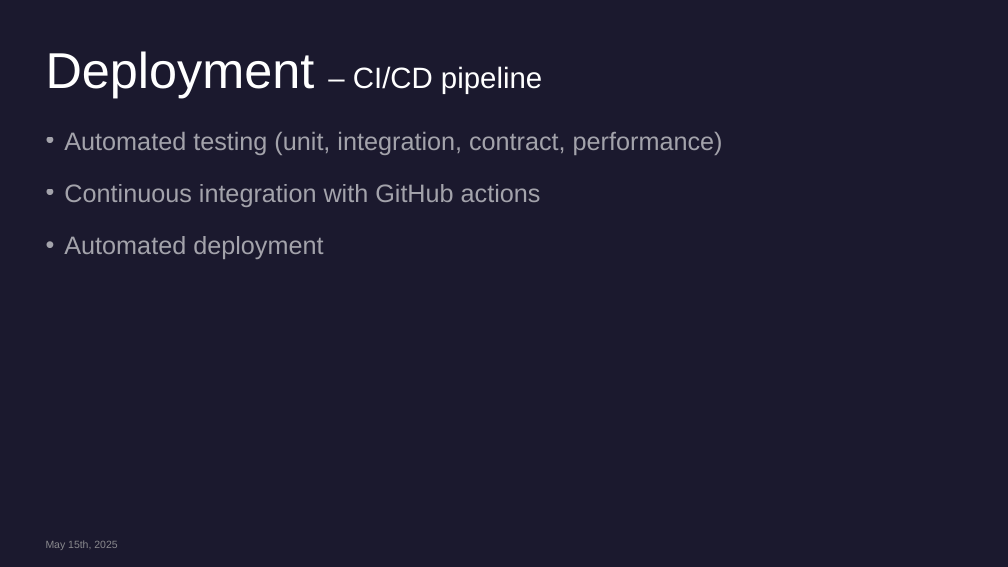
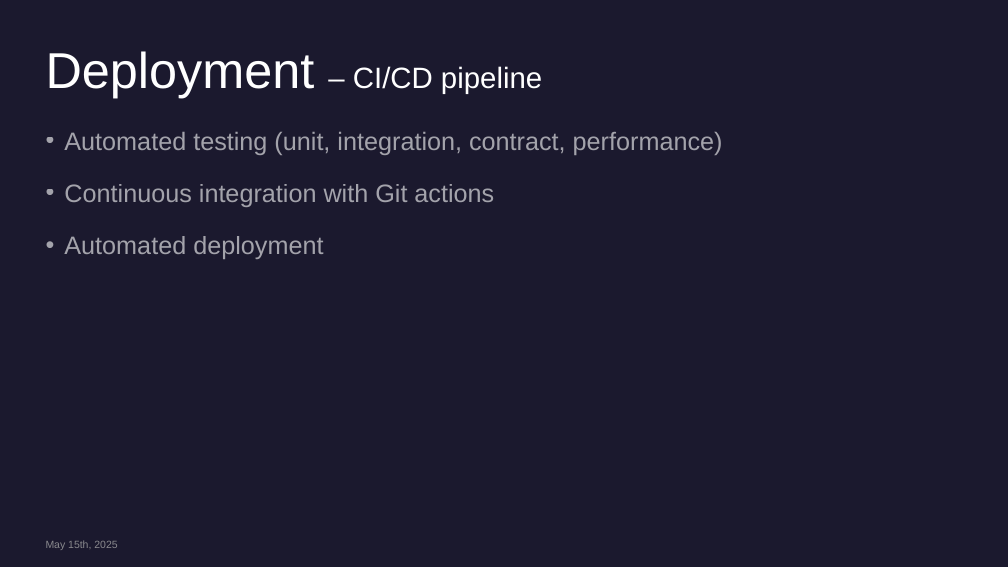
Before and after one commit to sergiosaraiva/number-verification-service, a slide deck: slide 31 of docs/Number Verification Microservice.pptx. Drawn at 1008x567 pixels with LibreOffice and Linux fonts; fonts in the diff are those of the drawing. Boxes give left, top, right and bottom in pixels: in the first picture for what was removed or moved away, otherwise in the second. Text is boxed around its words. In the diff, an @@ line names an element or a change of style, - is before the commit and + after.

```diff
--- a/docs/Number Verification Microservice.pptx
+++ b/docs/Number Verification Microservice.pptx
@@ text at bbox=[64, 184, 494, 207]: text changed @@
-• Continuous integration with GitHub actions
+• Continuous integration with Git actions
```
Also in this commit, not shown: 7 other slides changed.
